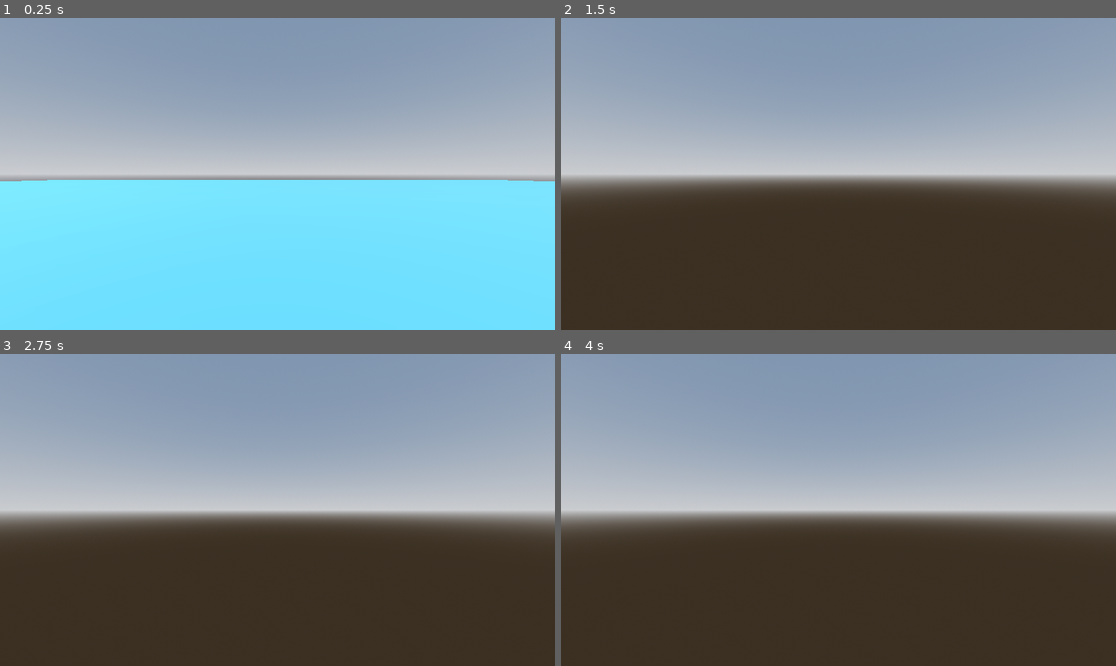
Above: before the commit, frames 1-4 (two rows, left to right).
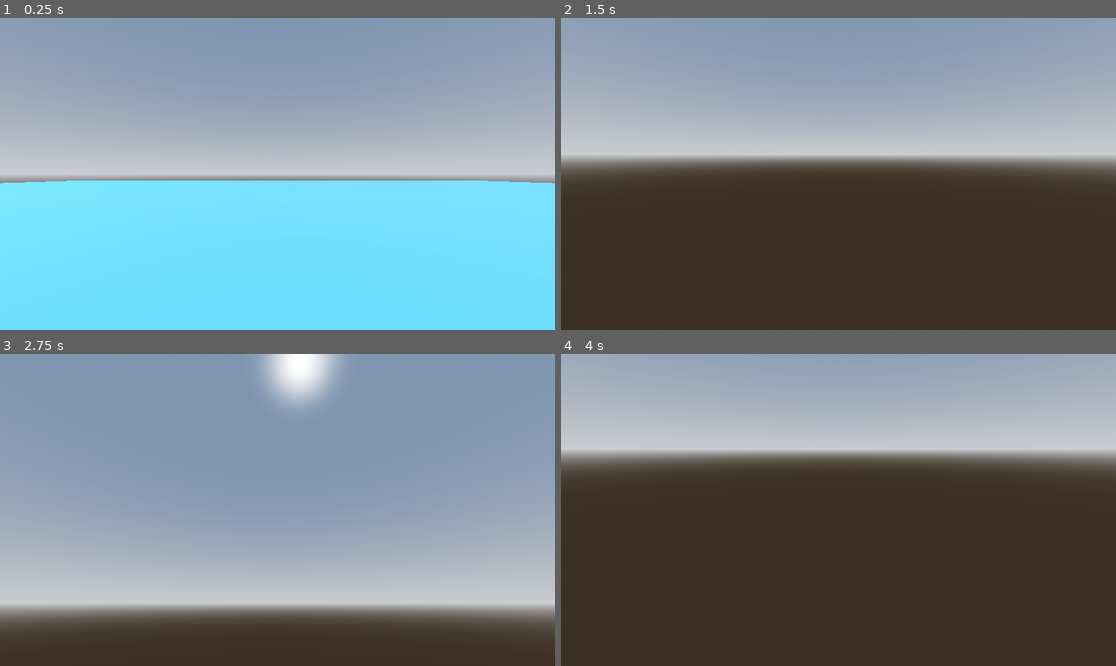
Above: after the commit, the same moments.

Repository: Riley2512/Food-Runner-
Game: Godot game, scene res://3DLevel.tscn
Same seed, same stepped clock (60 frames per second), same inputs: the game is played once before the commit and once after it.
Inputs (mouse positions are in pixels of both pictures, inside the frame that each line leads up to):
- Up to frame 1 (0.25 s): no input
- Up to frame 2 (1.5 s): tap Enter (ui_accept) at 0.5, 0.77, 0.8, 1.07, 1.35 s; move the mouse to (960, 158) at 0.52 s; hold Right (ui_right) 0.53-1.28 s; hold Space 0.53-1.28 s; click (960, 158) at 0.67 s; move the mouse to (727, 189) at 1.27 s; hold Down (ui_down) from 1.28 s (still down); click (727, 189) at 1.42 s
- Up to frame 3 (2.75 s): tap Enter (ui_accept) at 1.52, 1.82, 2, 2.3 s; tap Space at 1.55 s; move the mouse to (333, 441) at 2.02 s; release Down (ui_down) at 2.03 s; hold Right (ui_right) from 2.03 s (still down); hold Space from 2.03 s (still down); click (333, 441) at 2.17 s
- Up to frame 4 (4 s): tap Enter (ui_accept) at 2.75, 3.02, 3.32, 3.5, 3.6, 3.77 s; move the mouse to (810, 572) at 2.77 s; release Right (ui_right) at 2.78 s; release Space at 2.78 s; hold Up (ui_up) 2.78-3.53 s; tap Space at 2.85 s; click (810, 572) at 2.92 s; move the mouse to (1005, 556) at 3.52 s; hold Left (ui_left) from 3.53 s (still down); click (1005, 556) at 3.67 s

The runs differ from the first frame. In frame 1, 0.3% of the frame differs, in the area x 0-100%, y 51-54%; in frame 2, 11%; in frame 3, 58%, in the area x 0-100%, y 0-89%; in frame 4, 44%.

Commit message:
fixing code and making it so i dont fall through the map

Diff:
--- a/3DLevel.tscn
+++ b/3DLevel.tscn
@@ -33,35 +33,21 @@
 
 var gravity: float = ProjectSettings.get_setting(\"physics/3d/default_gravity\")
 
-@onready var camera: Camera3D = $Camera3D
+@onready var camera: Camera3D = $Head/FirstPerson
+func _ready() -> void:
+	Input.set_mouse_mode(Input.MOUSE_MODE_CAPTURED)
 
 func _physics_process(delta: float) -> void:
-	# Apply gravity
 	if not is_on_floor():
 		velocity.y -= gravity * delta
 
-	# Jump with Spacebar
-	if Input.is_key_pressed(KEY_SPACE) and is_on_floor():
+	if Input.is_action_just_pressed(\"ui_accept\") and is_on_floor():
 		velocity.y = JUMP_VELOCITY
 
-	# Get movement input
-	var input_dir := Vector2.ZERO
-
-	if Input.is_key_pressed(KEY_W) or Input.is_key_pressed(KEY_UP):
-		input_dir.y -= 1
-	if Input.is_key_pressed(KEY_S) or Input.is_key_pressed(KEY_DOWN):
-		input_dir.y += 1
-	if Input.is_key_pressed(KEY_A) or Input.is_key_pressed(KEY_LEFT):
-		input_dir.x -= 1
-	if Input.is_key_pressed(KEY_D) or Input.is_key_pressed(KEY_RIGHT):
-		input_dir.x += 1
-
-	input_dir = input_dir.normalized()
-
-	# Move relative to where the player is facing
+	var input_dir := Input.get_vector(\"ui_left\", \"ui_right\", \"ui_up\", \"ui_down\")
 	var direction := (transform.basis * Vector3(input_dir.x, 0, input_dir.y)).normalized()
 
-	if direction.length() > 0:
+	if direction:
 		velocity.x = direction.x * SPEED
 		velocity.z = direction.z * SPEED
 	else:
@@ -71,19 +57,20 @@
 	move_and_slide()
 
 func _input(event: InputEvent) -> void:
-	# Hold right click to look around
-	if event is InputEventMouseMotion and Input.is_mouse_button_pressed(MOUSE_BUTTON_RIGHT):
+	if event is InputEventMouseMotion and Input.mouse_mode == Input.MOUSE_MODE_CAPTURED:
 		rotate_y(-event.relative.x * MOUSE_SENSITIVITY)
-		camera.rotate_x(-event.relative.y * MOUSE_SENSITIVITY)
-		camera.rotation.x = clamp(camera.rotation.x, deg_to_rad(-89), deg_to_rad(89))
+		camera.rotation.x = clamp(
+			camera.rotation.x - event.relative.y * MOUSE_SENSITIVITY,
+			deg_to_rad(-89),
+			deg_to_rad(89)
+		)
+
+	# Press Escape to release the mouse
+	if event.is_action_pressed(\"ui_cancel\"):
+		Input.set_mouse_mode(Input.MOUSE_MODE_VISIBLE)
 "
 
-[sub_resource type="Environment" id="Environment_wvy5o"]
-background_mode = 1
-background_color = Color(1, 1, 1, 1)
-
 [node name="Node3D" type="Node3D" unique_id=1937742022]
-transform = Transform3D(1, 0, 0, 0, 0.8292306, 0, 0, 0, 1, 0, -1.0891953, 0)
 
 [node name="WorldEnvironment" type="WorldEnvironment" parent="." unique_id=821989912]
 environment = SubResource("Environment_d84xi")
@@ -108,8 +95,7 @@
 transform = Transform3D(1, 0, 0, 0, 1, 0, 0, 0, 1, 0, -27.95172, 0)
 script = SubResource("GDScript_wvy5o")
 
-[node name="Neck" type="Node3D" parent="." unique_id=1505775033]
+[node name="Neck" type="Node3D" parent="Player" unique_id=1505775033]
+transform = Transform3D(1, 0, 0, 0, 1, 0, 0, 0, 1, 0, 27.95172, 0)
 
-[node name="Camera3D" type="Camera3D" parent="." unique_id=1817325386]
-transform = Transform3D(1, 0, 0, 0, 1.2059371, 0, 0, 0, 1, 0, -24.210215, 0)
-environment = SubResource("Environment_wvy5o")
+[node name="Camera3D" type="Camera3D" parent="Player" unique_id=2079347371]
--- a/player.gd
+++ b/player.gd
@@ -8,8 +8,7 @@
 # Get gravity from project settings
 var gravity = ProjectSettings.get_setting("physics/3d/default_gravity")
 
-@onready var camera = $Camera3D
-
+@onready var camera: Camera3D = $Head/FirstPerson
 var is_right_click_held := false
 
 func _ready():
